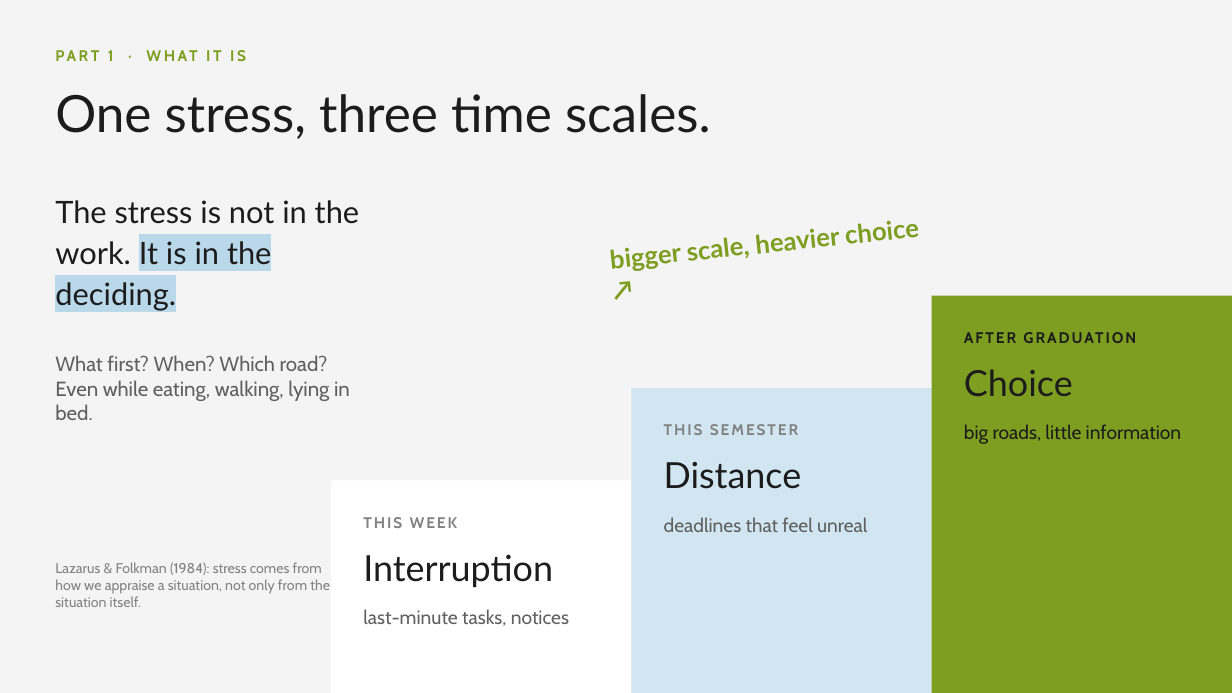
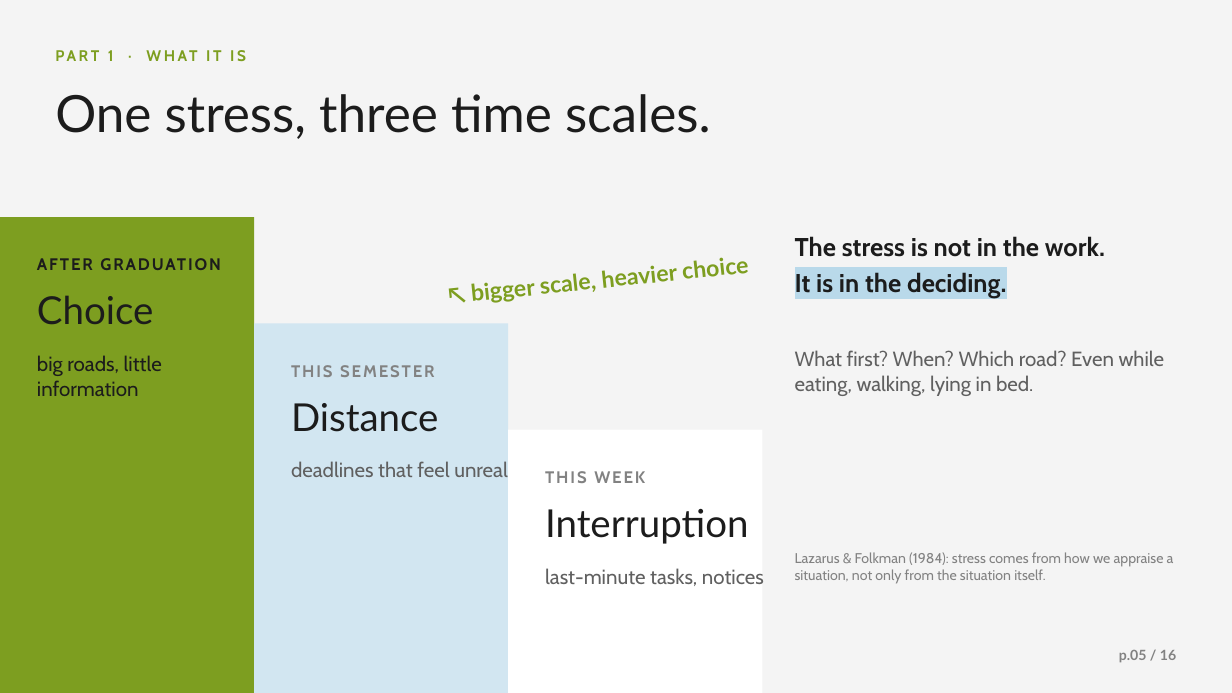
Before and after one commit to Kyson-CCHEN/English-presentation, a slide deck: slide 5 of Planning_Is_the_Pressure.pptx. Drawn at 1232x693 pixels with LibreOffice and Linux fonts; fonts in the diff are those of the drawing; background and template pictures are left out. Boxes give left, top, right and bottom in pixels: in the first picture for what was removed or moved away, otherwise in the second. Text is boxed around its words. In the diff, an @@ line names an element or a change of style, - is before the commit and + after.

Commit message:
Polish layouts: triangle pile, bigger bars, loop title, pinched card, centred closing slides

```diff
--- a/Planning_Is_the_Pressure.pptx
+++ b/Planning_Is_the_Pressure.pptx
@@ rectangle: place and size @@
-rectangle at [932,296,1232,693]
+rectangle at [0,217,254,693]
@@ text at [795,236,1105,297]: text changed; size 24 to 20 pt; font Lato to Cabin; bold on @@
-The stress is not in the work. It is in the deciding.
+The stress is not in the work.
+It is in the deciding.
@@ size 12 to 13 pt in 3 elements at [545,471,645,483], [291,365,434,377], [37,254,268,282] @@
@@ text "AFTER GRADUATION": place and size @@
-text "AFTER GRADUATION" at [964,328,1204,356]
+text "AFTER GRADUATION" at [37,254,268,282]
@@ size 28 to 30 pt in 3 elements at [545,509,748,544], [291,403,439,432], [37,295,154,324] @@
@@ text "Choice": place and size @@
-text "Choice" at [964,369,1073,396]
+text "Choice" at [37,295,154,324]
@@ text at [472,282,536,303]: text changed; size 20 to 18 pt @@
-bigger scale, heavier choice ↗
+↖ bigger scale, heavier choice
@@ rectangle: place and size @@
-rectangle at [631,388,932,693]
+rectangle at [254,323,508,693]
@@ size 15 to 16 pt in 3 elements at [545,568,764,586], [291,461,508,477], [37,355,162,396] @@
@@ text "big roads, little information": place and size @@
-text "big roads, little information" at [964,424,1182,444]
+text "big roads, little information" at [37,355,162,396]
@@ text "What first? When? Which road? ..." rewrapped from [55,355,350,420] to [795,350,1164,396] @@
@@ text "THIS SEMESTER": place and size @@
-text "THIS SEMESTER" at [664,424,798,435]
+text "THIS SEMESTER" at [291,365,434,377]
@@ text "Distance": place and size @@
-text "Distance" at [664,462,802,489]
+text "Distance" at [291,403,439,432]
@@ rectangle: place and size @@
-rectangle at [331,481,631,693]
+rectangle at [508,430,762,693]
@@ text "deadlines that feel unreal": place and size @@
-text "deadlines that feel unreal" at [664,517,867,532]
+text "deadlines that feel unreal" at [291,461,508,477]
@@ text "THIS WEEK": place and size @@
-text "THIS WEEK" at [363,517,458,528]
+text "THIS WEEK" at [545,471,645,483]
@@ text "Interruption": place and size @@
-text "Interruption" at [363,554,553,587]
+text "Interruption" at [545,509,748,544]
@@ text "last-minute tasks, notices": place and size @@
-text "last-minute tasks, notices" at [363,609,569,626]
+text "last-minute tasks, notices" at [545,568,764,586]
@@ text "Lazarus & Folkman (1984): stress ..." rewrapped from [55,562,330,607] to [795,552,1174,584] @@
@@ text added at [1119,650,1176,663], 11 pt, text #828282, bold @@
+p.05 / 16
```
Also in this commit, not shown: 9 other slides changed.
